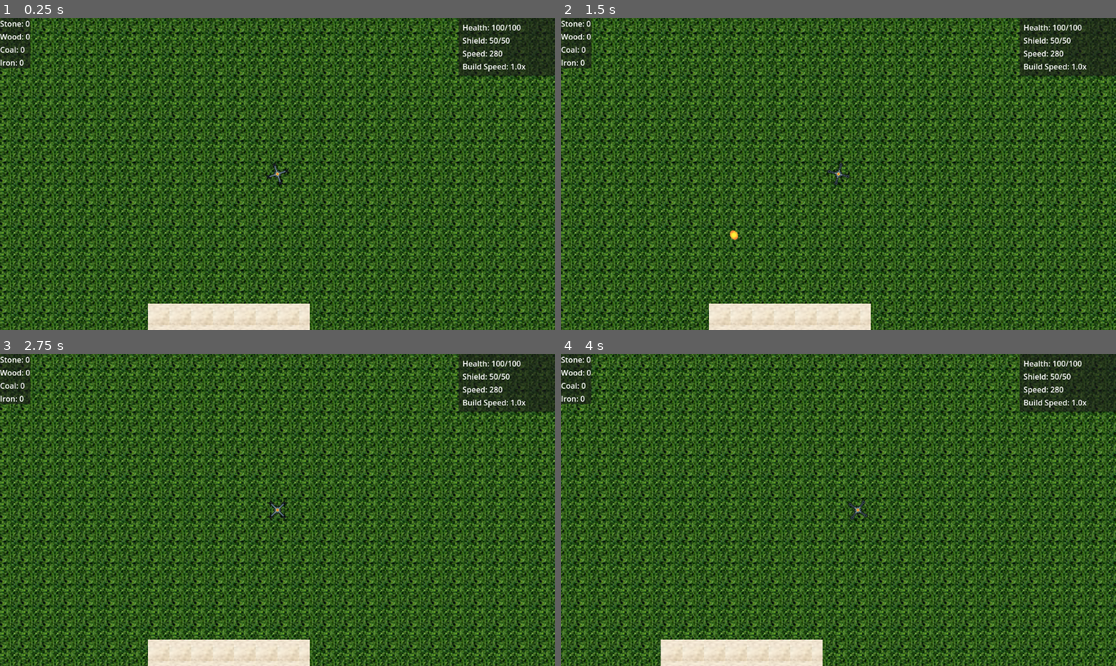
Above: before the commit, frames 1-4 (two rows, left to right).
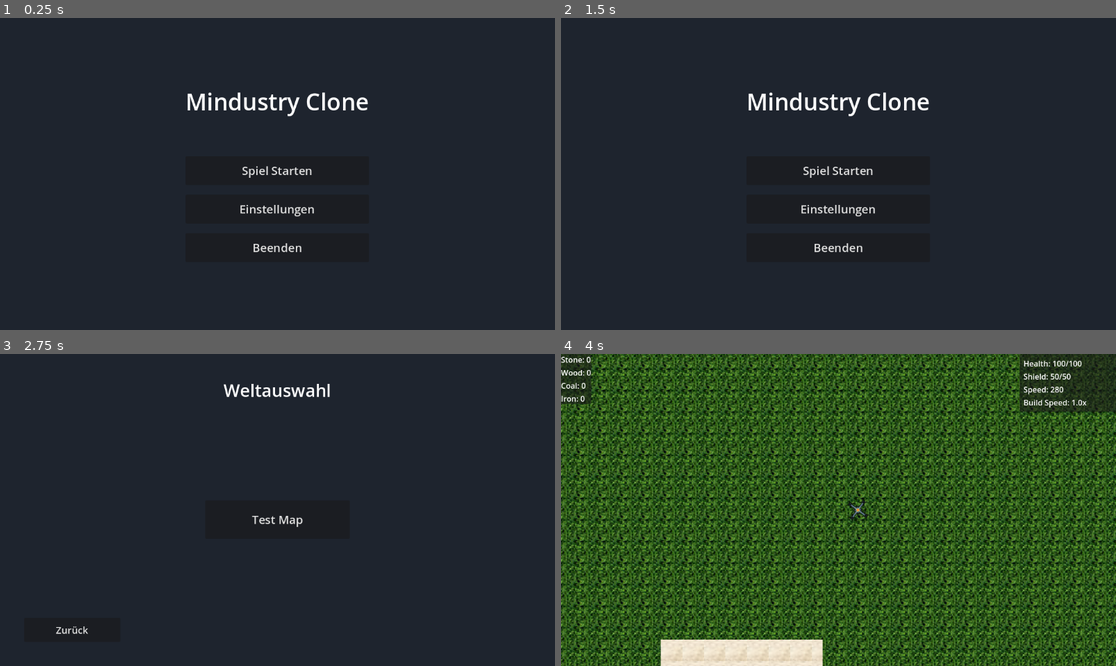
Above: after the commit, the same moments.

Repository: Hellboy20151011/Mindustry_Clone
Game: Godot game, scene res://Scenes/MainMenu.tscn
Same seed, same stepped clock (60 frames per second), same inputs: the game is played once before the commit and once after it. Before the commit the project starts from res://Maps/test_map.tscn.
Inputs (mouse positions are in pixels of both pictures, inside the frame that each line leads up to):
- Up to frame 1 (0.25 s): no input
- Up to frame 2 (1.5 s): click (838, 208) at 0.5 s, where only the run after the commit has a clickable "Einstellungen"; click (633, 292) at 1.25 s, where only the run after the commit has a clickable "Zurück"
- Up to frame 3 (2.75 s): click (277, 506) at 2 s, where only the run after the commit has a clickable "Spiel Starten"
- Up to frame 4 (4 s): click (838, 519) at 2.75 s, where only the run after the commit has a clickable "Test Map"; tap Enter at 3.5 s; move the mouse to (960, 494) at 3.52 s; hold Right (move_right) from 3.53 s (still down); hold E (mine) from 3.53 s (still down)

The runs differ from the first frame. In frame 1, 97% of the frame differs, in the area x 0-100%, y 0-100%; in frame 2, 97%; in frame 3, 97%; in frame 4, less than 0.1%.

Commit message:
Create main menu, world selection, and settings scenes
Co-authored-by: Hellboy20151011 <189905498+Hellboy20151011@users.noreply.github.com>

Diff:
--- /dev/null
+++ b/mindustry-clone/Scenes/MainMenu.tscn
@@ -0,0 +1,65 @@
+[gd_scene load_steps=2 format=3 uid="uid://cqvl3m7yp3dw6"]
+
+[ext_resource type="Script" path="res://Scripts/main_menu.gd" id="1_main_menu"]
+
+[node name="MainMenu" type="Control"]
+layout_mode = 3
+anchors_preset = 15
+anchor_right = 1.0
+anchor_bottom = 1.0
+grow_horizontal = 2
+grow_vertical = 2
+script = ExtResource("1_main_menu")
+
+[node name="ColorRect" type="ColorRect" parent="."]
+layout_mode = 1
+anchors_preset = 15
+anchor_right = 1.0
+anchor_bottom = 1.0
+grow_horizontal = 2
+grow_vertical = 2
+color = Color(0.12, 0.14, 0.18, 1)
+
+[node name="CenterContainer" type="CenterContainer" parent="."]
+layout_mode = 1
+anchors_preset = 15
+anchor_right = 1.0
+anchor_bottom = 1.0
+grow_horizontal = 2
+grow_vertical = 2
+
+[node name="VBoxContainer" type="VBoxContainer" parent="CenterContainer"]
+layout_mode = 2
+theme_override_constants/separation = 20
+
+[node name="TitleLabel" type="Label" parent="CenterContainer/VBoxContainer"]
+layout_mode = 2
+theme_override_font_sizes/font_size = 48
+text = "Mindustry Clone"
+horizontal_alignment = 1
+
+[node name="Spacer" type="Control" parent="CenterContainer/VBoxContainer"]
+custom_minimum_size = Vector2(0, 40)
+layout_mode = 2
+
+[node name="StartButton" type="Button" parent="CenterContainer/VBoxContainer"]
+custom_minimum_size = Vector2(250, 60)
+layout_mode = 2
+theme_override_font_sizes/font_size = 24
+text = "Spiel Starten"
+
+[node name="SettingsButton" type="Button" parent="CenterContainer/VBoxContainer"]
+custom_minimum_size = Vector2(250, 60)
+layout_mode = 2
+theme_override_font_sizes/font_size = 24
+text = "Einstellungen"
+
+[node name="QuitButton" type="Button" parent="CenterContainer/VBoxContainer"]
+custom_minimum_size = Vector2(250, 60)
+layout_mode = 2
+theme_override_font_sizes/font_size = 24
+text = "Beenden"
+
+[connection signal="pressed" from="CenterContainer/VBoxContainer/StartButton" to="." method="_on_start_game_pressed"]
+[connection signal="pressed" from="CenterContainer/VBoxContainer/SettingsButton" to="." method="_on_settings_pressed"]
+[connection signal="pressed" from="CenterContainer/VBoxContainer/QuitButton" to="." method="_on_quit_pressed"]
--- /dev/null
+++ b/mindustry-clone/Scenes/Settings.tscn
@@ -0,0 +1,66 @@
+[gd_scene load_steps=2 format=3 uid="uid://btajwf2qfqej0"]
+
+[ext_resource type="Script" path="res://Scripts/settings.gd" id="1_settings"]
+
+[node name="Settings" type="Control"]
+layout_mode = 3
+anchors_preset = 15
+anchor_right = 1.0
+anchor_bottom = 1.0
+grow_horizontal = 2
+grow_vertical = 2
+script = ExtResource("1_settings")
+
+[node name="ColorRect" type="ColorRect" parent="."]
+layout_mode = 1
+anchors_preset = 15
+anchor_right = 1.0
+anchor_bottom = 1.0
+grow_horizontal = 2
+grow_vertical = 2
+color = Color(0.12, 0.14, 0.18, 1)
+
+[node name="MarginContainer" type="MarginContainer" parent="."]
+layout_mode = 1
+anchors_preset = 15
+anchor_right = 1.0
+anchor_bottom = 1.0
+grow_horizontal = 2
+grow_vertical = 2
+theme_override_constants/margin_left = 50
+theme_override_constants/margin_top = 50
+theme_override_constants/margin_right = 50
+theme_override_constants/margin_bottom = 50
+
+[node name="VBoxContainer" type="VBoxContainer" parent="MarginContainer"]
+layout_mode = 2
+theme_override_constants/separation = 20
+
+[node name="TitleLabel" type="Label" parent="MarginContainer/VBoxContainer"]
+layout_mode = 2
+theme_override_font_sizes/font_size = 36
+text = "Einstellungen"
+horizontal_alignment = 1
+
+[node name="Spacer" type="Control" parent="MarginContainer/VBoxContainer"]
+custom_minimum_size = Vector2(0, 20)
+layout_mode = 2
+
+[node name="SettingsContainer" type="CenterContainer" parent="MarginContainer/VBoxContainer"]
+layout_mode = 2
+size_flags_vertical = 3
+
+[node name="Label" type="Label" parent="MarginContainer/VBoxContainer/SettingsContainer"]
+layout_mode = 2
+theme_override_font_sizes/font_size = 20
+text = "Einstellungen werden in Zukunft hinzugefügt..."
+horizontal_alignment = 1
+
+[node name="BackButton" type="Button" parent="MarginContainer/VBoxContainer"]
+custom_minimum_size = Vector2(200, 50)
+layout_mode = 2
+size_flags_horizontal = 0
+theme_override_font_sizes/font_size = 20
+text = "Zurück"
+
+[connection signal="pressed" from="MarginContainer/VBoxContainer/BackButton" to="." method="_on_back_pressed"]
--- /dev/null
+++ b/mindustry-clone/Scenes/WorldSelection.tscn
@@ -0,0 +1,71 @@
+[gd_scene load_steps=2 format=3 uid="uid://ds7v0m4y5dqj3"]
+
+[ext_resource type="Script" path="res://Scripts/world_selection.gd" id="1_world_selection"]
+
+[node name="WorldSelection" type="Control"]
+layout_mode = 3
+anchors_preset = 15
+anchor_right = 1.0
+anchor_bottom = 1.0
+grow_horizontal = 2
+grow_vertical = 2
+script = ExtResource("1_world_selection")
+
+[node name="ColorRect" type="ColorRect" parent="."]
+layout_mode = 1
+anchors_preset = 15
+anchor_right = 1.0
+anchor_bottom = 1.0
+grow_horizontal = 2
+grow_vertical = 2
+color = Color(0.12, 0.14, 0.18, 1)
+
+[node name="MarginContainer" type="MarginContainer" parent="."]
+layout_mode = 1
+anchors_preset = 15
+anchor_right = 1.0
+anchor_bottom = 1.0
+grow_horizontal = 2
+grow_vertical = 2
+theme_override_constants/margin_left = 50
+theme_override_constants/margin_top = 50
+theme_override_constants/margin_right = 50
+theme_override_constants/margin_bottom = 50
+
+[node name="VBoxContainer" type="VBoxContainer" parent="MarginContainer"]
+layout_mode = 2
+theme_override_constants/separation = 20
+
+[node name="TitleLabel" type="Label" parent="MarginContainer/VBoxContainer"]
+layout_mode = 2
+theme_override_font_sizes/font_size = 36
+text = "Weltauswahl"
+horizontal_alignment = 1
+
+[node name="Spacer" type="Control" parent="MarginContainer/VBoxContainer"]
+custom_minimum_size = Vector2(0, 20)
+layout_mode = 2
+
+[node name="WorldsContainer" type="CenterContainer" parent="MarginContainer/VBoxContainer"]
+layout_mode = 2
+size_flags_vertical = 3
+
+[node name="VBoxContainer" type="VBoxContainer" parent="MarginContainer/VBoxContainer/WorldsContainer"]
+layout_mode = 2
+theme_override_constants/separation = 15
+
+[node name="TestMapButton" type="Button" parent="MarginContainer/VBoxContainer/WorldsContainer/VBoxContainer"]
+custom_minimum_size = Vector2(300, 80)
+layout_mode = 2
+theme_override_font_sizes/font_size = 24
+text = "Test Map"
+
+[node name="BackButton" type="Button" parent="MarginContainer/VBoxContainer"]
+custom_minimum_size = Vector2(200, 50)
+layout_mode = 2
+size_flags_horizontal = 0
+theme_override_font_sizes/font_size = 20
+text = "Zurück"
+
+[connection signal="pressed" from="MarginContainer/VBoxContainer/WorldsContainer/VBoxContainer/TestMapButton" to="." method="_on_test_map_pressed"]
+[connection signal="pressed" from="MarginContainer/VBoxContainer/BackButton" to="." method="_on_back_pressed"]
--- /dev/null
+++ b/mindustry-clone/Scripts/main_menu.gd
@@ -0,0 +1,16 @@
+extends Control
+
+func _ready() -> void:
+	pass
+
+func _on_start_game_pressed() -> void:
+	# Navigate to world selection menu
+	get_tree().change_scene_to_file("res://Scenes/WorldSelection.tscn")
+
+func _on_settings_pressed() -> void:
+	# Navigate to settings menu
+	get_tree().change_scene_to_file("res://Scenes/Settings.tscn")
+
+func _on_quit_pressed() -> void:
+	# Quit the game
+	get_tree().quit()
--- /dev/null
+++ b/mindustry-clone/Scripts/settings.gd
@@ -0,0 +1,8 @@
+extends Control
+
+func _ready() -> void:
+	pass
+
+func _on_back_pressed() -> void:
+	# Return to main menu
+	get_tree().change_scene_to_file("res://Scenes/MainMenu.tscn")
--- /dev/null
+++ b/mindustry-clone/Scripts/world_selection.gd
@@ -0,0 +1,12 @@
+extends Control
+
+func _ready() -> void:
+	pass
+
+func _on_test_map_pressed() -> void:
+	# Start the test map
+	get_tree().change_scene_to_file("res://Maps/test_map.tscn")
+
+func _on_back_pressed() -> void:
+	# Return to main menu
+	get_tree().change_scene_to_file("res://Scenes/MainMenu.tscn")
--- a/mindustry-clone/project.godot
+++ b/mindustry-clone/project.godot
@@ -11,7 +11,7 @@
 [application]
 
 config/name="Mindustry_Clone"
-run/main_scene="uid://bcgw171gse2yb"
+run/main_scene="res://Scenes/MainMenu.tscn"
 config/features=PackedStringArray("4.5", "Forward Plus")
 config/icon="res://icon.svg"
 
